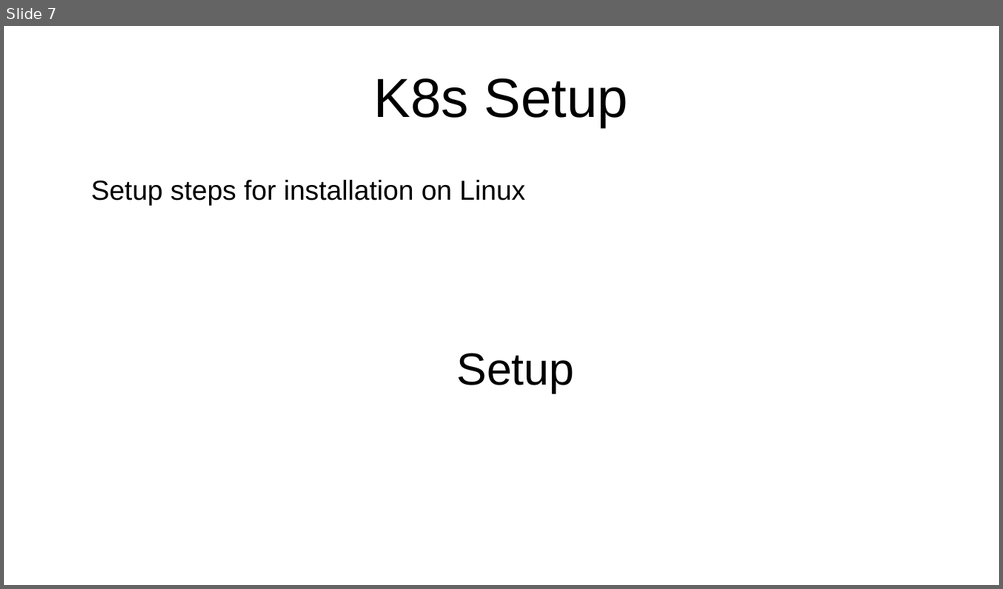
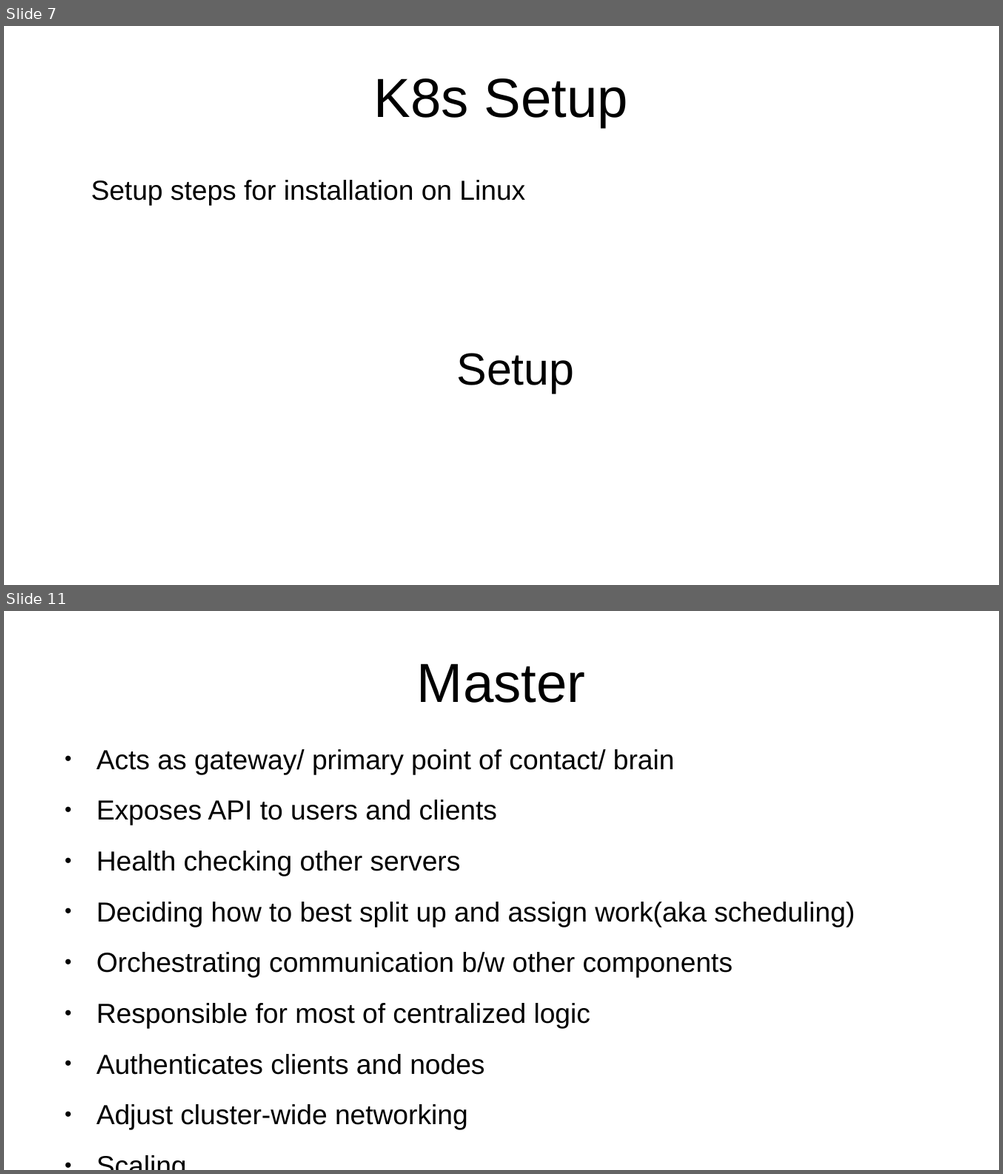
Before and after one commit to ksmane15/docs-k8s, a slide deck: k8s.odp. Shown one above the other, each under a label of ours: slide 7 before the commit, slides 7 and 11 after it; the slides between them are not shown. The pictures are 1003x589 and 1003x1174 pixels, drawn with LibreOffice and Linux fonts; fonts in the diff are those of the drawing. Boxes give left, top, right and bottom in pixels: in the first picture for what was removed or moved away, otherwise in the second. Text is boxed around its words. In the diff, an @@ line names an element or a change of style, - is before the commit and + after.

```diff
--- a/k8s.odp
+++ b/k8s.odp
@@ slide 11 added at (x1=4, y1=611, x2=999, y2=1170), background #FFFFFF @@
@@ title added at (x1=417, y1=664, x2=586, y2=703), 44 pt, text #000000 @@
+Master
@@ text added at (x1=96, y1=749, x2=854, y2=1130), 22 pt, text #000000 @@
+● Acts as gateway/ primary point of contact/ brain
+● Exposes API to users and clients
+● Health checking other servers
+● Deciding how to best split up and assign work(aka scheduling)
+● Orchestrating communication b/w other components
+● Responsible for most of centralized logic
+● Authenticates clients and nodes
+● Adjust cluster-wide networking
+● Scaling
```
Also in this commit, not shown: 14 other slides added, 1 slide removed.
